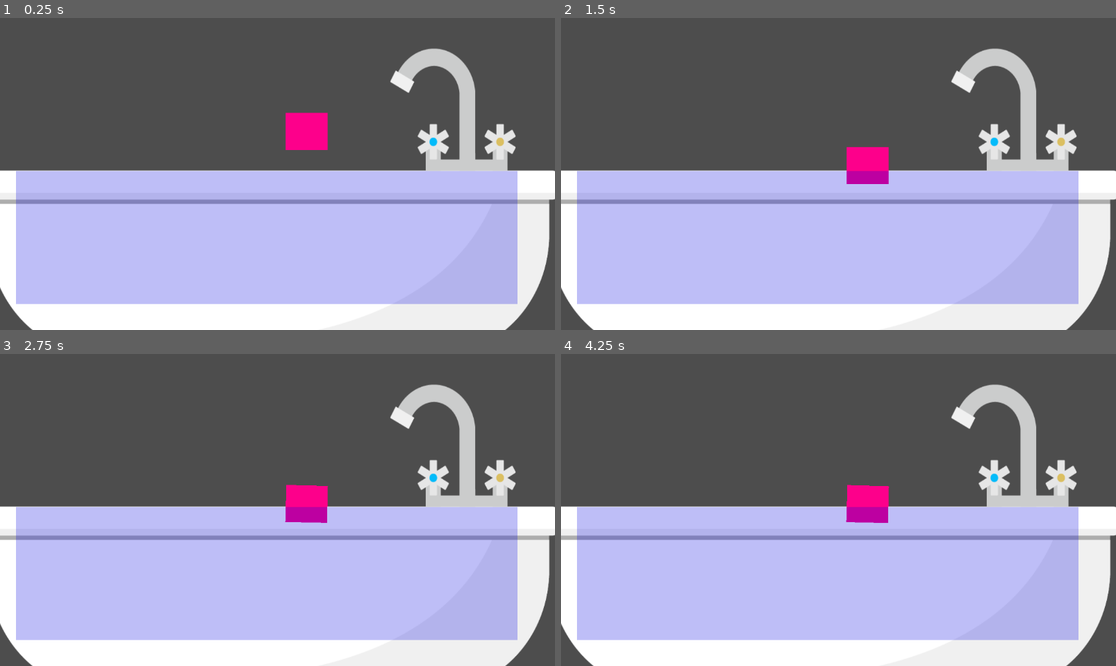
Above: before the commit, frames 1-4 (two rows, left to right).
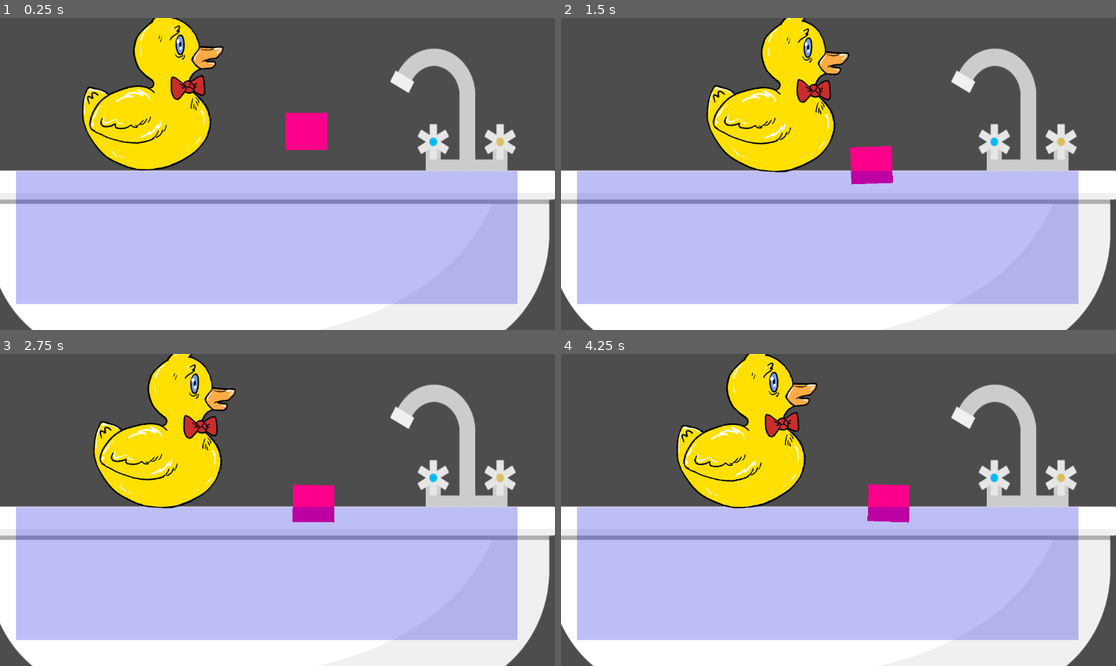
Above: after the commit, the same moments.

Repository: alwod/GGJ2024Project
Game: Godot game, scene res://Scenes/game.tscn
The game is run twice, just before and just after one commit, with the same random seed, the same clock (stepped at 60 frames per second) and the same inputs.
Inputs:
- Up to frame 1 (0.25 s): no input
- Up to frame 2 (1.5 s): hold Right (duck_move_right, bound only after the commit) 0.53-1.28 s; hold Up (duck_jump, bound only after the commit) 0.53-1.28 s; hold Left (duck_move_left, bound only after the commit) from 1.28 s (still down); tap Up (duck_jump, bound only after the commit) at 1.35 s
- Up to frame 3 (2.75 s): tap Up (duck_jump, bound only after the commit) at 1.52, 1.82 s; release Left (duck_move_left, bound only after the commit) at 2.03 s; hold Right (duck_move_right, bound only after the commit) from 2.03 s (still down); hold Up (duck_jump, bound only after the commit) from 2.03 s (still down)
- Up to frame 4 (4.25 s): release Up (duck_jump, bound only after the commit) at 2.78 s; tap Up (duck_jump, bound only after the commit) at 2.85, 3.02, 3.32 s; release Right (duck_move_right, bound only after the commit) at 3.53 s; hold Left (duck_move_left, bound only after the commit) from 3.53 s (still down); hold Up (duck_jump, bound only after the commit) from 3.53 s (still down)

The runs differ from the first frame. In frame 1, 7.7% of the frame differs, in the area x 14-41%, y 0-49%; in frame 2, 7.9%; in frame 3, 8.0%; in frame 4, 8.7%, in the area x 20-63%, y 0-55%.

Commit message:
feat: duck (#2)
* feat: duck worksss

* feat(duck): the duck MOOOVES

* feat(duck): animate duck

* feat(duck): prevent duck from rotating

* feat(duck): extract duck boundary into its own scene

Diff:
--- /dev/null
+++ b/ggj2024source/Scenes/duck.tscn
@@ -0,0 +1,57 @@
+[gd_scene load_steps=10 format=3 uid="uid://b5spf2dn1ciu7"]
+
+[ext_resource type="Script" path="res://Scripts/duck.gd" id="1_qokuw"]
+[ext_resource type="Texture2D" uid="uid://cghamlyk4iobk" path="res://Art/duck/Bub_1.png" id="2_nq0mo"]
+[ext_resource type="Texture2D" uid="uid://cq6ma6smr5v3c" path="res://Art/duck/Bub_2.png" id="3_bls10"]
+[ext_resource type="Texture2D" uid="uid://bodev07pqady" path="res://Art/duck/Bub_3.png" id="4_mgmts"]
+[ext_resource type="Texture2D" uid="uid://byx7bxxiq8bry" path="res://Art/duck/Bub_4.png" id="5_gkwb8"]
+[ext_resource type="Texture2D" uid="uid://hoks3nou1rba" path="res://Art/duck/Bub_5.png" id="6_jn8w6"]
+[ext_resource type="Texture2D" uid="uid://chn8d1xaasqte" path="res://Art/duck/Bub_6.png" id="7_hjmgy"]
+
+[sub_resource type="RectangleShape2D" id="RectangleShape2D_86elp"]
+size = Vector2(14.5304, 36.6181)
+
+[sub_resource type="SpriteFrames" id="SpriteFrames_006kl"]
+animations = [{
+"frames": [{
+"duration": 1.0,
+"texture": ExtResource("2_nq0mo")
+}, {
+"duration": 1.0,
+"texture": ExtResource("3_bls10")
+}, {
+"duration": 1.0,
+"texture": ExtResource("4_mgmts")
+}, {
+"duration": 1.0,
+"texture": ExtResource("5_gkwb8")
+}, {
+"duration": 1.0,
+"texture": ExtResource("6_jn8w6")
+}, {
+"duration": 1.0,
+"texture": ExtResource("7_hjmgy")
+}],
+"loop": true,
+"name": &"default",
+"speed": 5.0
+}]
+
+[node name="Duck" type="RigidBody2D"]
+collision_layer = 3
+collision_mask = 3
+mass = 0.2
+lock_rotation = true
+script = ExtResource("1_qokuw")
+
+[node name="CollisionShape2D" type="CollisionShape2D" parent="."]
+position = Vector2(-46, -59)
+rotation = 3.14159
+scale = Vector2(40.4666, 18.6793)
+shape = SubResource("RectangleShape2D_86elp")
+
+[node name="AnimatedSprite2D" type="AnimatedSprite2D" parent="."]
+sprite_frames = SubResource("SpriteFrames_006kl")
+autoplay = "default"
+frame = 2
+frame_progress = 0.52133
--- /dev/null
+++ b/ggj2024source/Scenes/duck_boundary.tscn
@@ -0,0 +1,12 @@
+[gd_scene load_steps=2 format=3 uid="uid://7s2x7878ifyn"]
+
+[sub_resource type="RectangleShape2D" id="RectangleShape2D_u5gnr"]
+size = Vector2(2066, 73)
+
+[node name="DuckBoundary" type="StaticBody2D"]
+position = Vector2(560, -78)
+collision_layer = 2
+collision_mask = 2
+
+[node name="CollisionShape2D" type="CollisionShape2D" parent="."]
+shape = SubResource("RectangleShape2D_u5gnr")
--- a/ggj2024source/Scenes/game.tscn
+++ b/ggj2024source/Scenes/game.tscn
@@ -1,8 +1,10 @@
-[gd_scene load_steps=4 format=3 uid="uid://b5yh1n0snkwwh"]
+[gd_scene load_steps=6 format=3 uid="uid://b5yh1n0snkwwh"]
 
 [ext_resource type="Texture2D" uid="uid://6kr8qntjkxsn" path="res://Art/bath.png" id="1_642da"]
 [ext_resource type="PackedScene" uid="uid://bpr51htjut4js" path="res://Scenes/water.tscn" id="1_fb3qe"]
 [ext_resource type="PackedScene" uid="uid://u2or4d8medwc" path="res://Scenes/floating_object.tscn" id="2_70nj0"]
+[ext_resource type="PackedScene" uid="uid://b5spf2dn1ciu7" path="res://Scenes/duck.tscn" id="4_0l0wm"]
+[ext_resource type="PackedScene" uid="uid://7s2x7878ifyn" path="res://Scenes/duck_boundary.tscn" id="5_s8jup"]
 
 [node name="Game" type="Node2D"]
 
@@ -21,3 +23,9 @@
 [node name="Water" parent="." instance=ExtResource("1_fb3qe")]
 position = Vector2(-485, -110)
 scale = Vector2(1.72, 1)
+
+[node name="Duck" parent="." instance=ExtResource("4_0l0wm")]
+position = Vector2(130, -374)
+scale = Vector2(0.158849, 0.28)
+
+[node name="DuckBoundary" parent="." instance=ExtResource("5_s8jup")]
--- /dev/null
+++ b/ggj2024source/Scripts/duck.gd
@@ -0,0 +1,21 @@
+extends RigidBody2D
+class_name Duck
+
+@export var move_speed = 400
+@export var jump_potential = 10
+
+func _ready():
+	set_contact_monitor(true)
+
+func _process(_delta):
+	var force = Vector2()
+
+	if Input.is_action_pressed("duck_move_left"):
+		force.x -= move_speed
+	elif Input.is_action_pressed("duck_move_right"):
+		force.x += move_speed
+	elif Input.is_action_pressed("duck_jump"):
+		apply_central_impulse(Vector2(0, -jump_potential))
+
+	# if force.x != 0 || force.y != 0:
+	apply_force(force)
--- a/ggj2024source/project.godot
+++ b/ggj2024source/project.godot
@@ -18,3 +18,21 @@
 [dotnet]
 
 project/assembly_name="GGJ2024Source"
+
+[input]
+
+duck_move_left={
+"deadzone": 0.5,
+"events": [Object(InputEventKey,"resource_local_to_scene":false,"resource_name":"","device":-1,"window_id":0,"alt_pressed":false,"shift_pressed":false,"ctrl_pressed":false,"meta_pressed":false,"pressed":false,"keycode":0,"physical_keycode":4194319,"key_label":0,"unicode":0,"location":0,"echo":false,"script":null)
+]
+}
+duck_move_right={
+"deadzone": 0.5,
+"events": [Object(InputEventKey,"resource_local_to_scene":false,"resource_name":"","device":-1,"window_id":0,"alt_pressed":false,"shift_pressed":false,"ctrl_pressed":false,"meta_pressed":false,"pressed":false,"keycode":0,"physical_keycode":4194321,"key_label":0,"unicode":0,"location":0,"echo":false,"script":null)
+]
+}
+duck_jump={
+"deadzone": 0.5,
+"events": [Object(InputEventKey,"resource_local_to_scene":false,"resource_name":"","device":-1,"window_id":0,"alt_pressed":false,"shift_pressed":false,"ctrl_pressed":false,"meta_pressed":false,"pressed":false,"keycode":0,"physical_keycode":4194320,"key_label":0,"unicode":0,"location":0,"echo":false,"script":null)
+]
+}
Binary file added: ggj2024source/Art/duck.png
Not shown, added: ggj2024source/Art/duck.png.import
Binary file added: ggj2024source/Art/duck/Bub_1.png
Not shown, added: ggj2024source/Art/duck/Bub_1.png.import
Binary file added: ggj2024source/Art/duck/Bub_2.png
Not shown, added: ggj2024source/Art/duck/Bub_2.png.import
Binary file added: ggj2024source/Art/duck/Bub_3.png
Not shown, added: ggj2024source/Art/duck/Bub_3.png.import
Binary file added: ggj2024source/Art/duck/Bub_4.png
Not shown, added: ggj2024source/Art/duck/Bub_4.png.import
Binary file added: ggj2024source/Art/duck/Bub_5.png
Not shown, added: ggj2024source/Art/duck/Bub_5.png.import
(and 3 more such lines)
